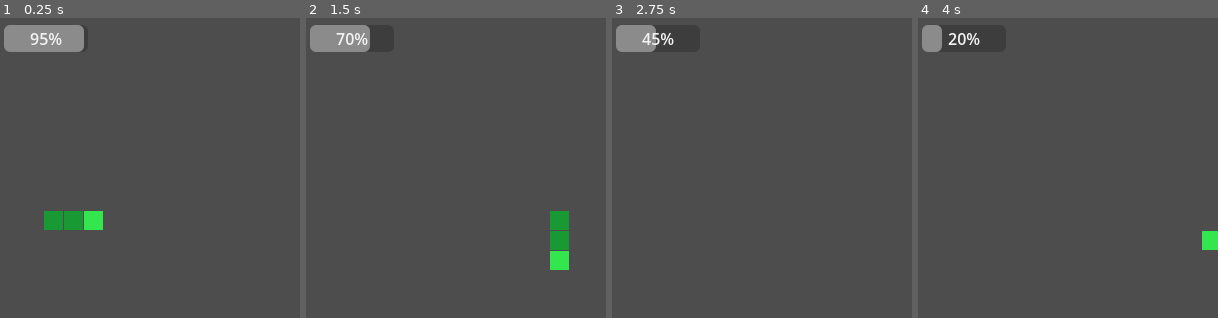
Above: before the commit, frames 1-4 (left to right).
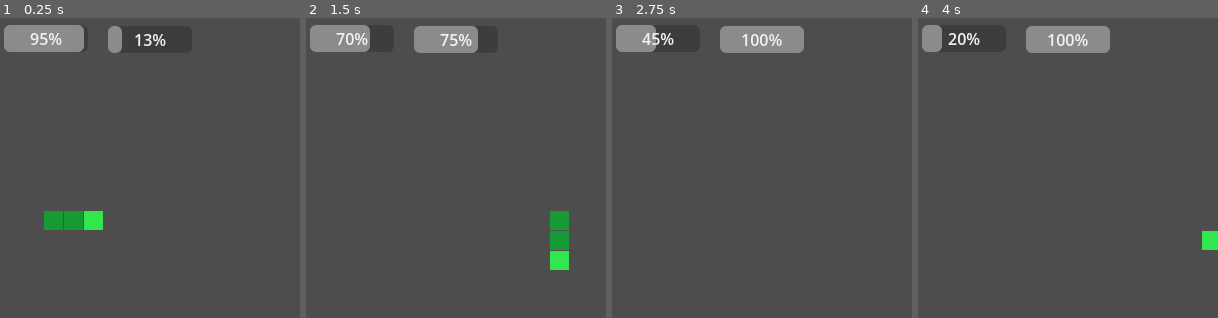
Above: after the commit, the same moments.

Repository: ansh33430w/snake-that-shrinks
Game: Godot game, scene res://main.tscn
Same seed, same stepped clock (60 frames per second), same inputs: the game is played once before the commit and once after it. The project has no main scene, so this scene is started directly.
Inputs (mouse positions are % of the whole screen's width and height, from its top left):
- Up to frame 1 (0.25 s): no input
- Up to frame 2 (1.5 s): tap Enter (ui_accept) at 0.5, 0.77 s; move the mouse to (72, 45) at 0.52 s; hold Right (ui_right) 0.53-1.28 s; tap Alt at 0.6 s; click (72, 45) at 0.67 s; move the mouse to (30, 55) at 1.27 s; hold Down (ui_down) from 1.28 s (still down); tap Shift at 1.35 s
- Up to frame 3 (2.75 s): tap Enter (ui_accept) at 1.52 s; move the mouse to (60, 28) at 2.02 s; release Down (ui_down) at 2.03 s; hold Right (ui_right) from 2.03 s (still down); tap Alt at 2.1 s
- Up to frame 4 (4 s): move the mouse to (45, 70) at 2.77 s; release Right (ui_right) at 2.78 s; hold Up (ui_up) 2.78-3.53 s; tap Shift at 2.85 s; click (45, 70) at 2.92 s; tap Enter (ui_accept) at 3.02, 3.77 s; move the mouse to (80, 65) at 3.52 s; hold Left (ui_left) from 3.53 s (still down); tap Alt at 3.6 s
The pictures show only the part of the screen within x 23-73%, y 1-51%; the shares and areas given below are measured in that part.

The runs differ from the first frame. In frame 1, 0.6% of the frame differs, in the area x 36-56%, y 2-12%; in frame 2, 1.9%; in frame 3, 2.5%, in the area x 36-64%, y 2-12%; in frame 4, 2.5%.

Commit message:
added a time restraint in which when sanke eat food its size decreses so u have only a perticular window to eat

Diff:
--- a/main.gd
+++ b/main.gd
@@ -1,9 +1,11 @@
 extends Node2D
 
 @onready var label: Label = $Label
-@onready var progress_bar: ProgressBar = $ProgressBar
+
+@onready var progress_bar: ProgressBar = $"timer A"
 
 @onready var gameoverlabel: Label = $gameover
+@onready var timer_b: ProgressBar = $"timer B"
 
 
 const gridsize = 20
@@ -13,8 +15,7 @@
 
 var timerAmax = 5.0
 var timerA = 0
-
-
+var timerbmin = 2.0
 var food  := Vector2i(-1,-1)
 var score : = 0
 
@@ -30,6 +31,9 @@
 	snake =[Vector2i(10,10), Vector2i(9,10) , Vector2i(8,10)]
 	progress_bar.max_value = timerAmax
 	progress_bar.min_value = 0
+	timer_b.max_value = timerbmin
+	timer_b.min_value = 0
+
 	gameoverlabel.text = ""
 	foodspawn()
 
@@ -49,6 +53,7 @@
 		step()
 	timerA += delta
 	progress_bar.value = timerAmax -timerA
+	timer_b.value = min(timerA,timerbmin)
 	if timerA>= timerAmax:
 		snakeshrink()
 		timerA = 0
@@ -92,8 +97,12 @@
 	snake.insert(0,newhead)
 
 	if newhead == food:
-		score = score +1
-		label.text ="score : %d" % score
+		if timerA <timerbmin:
+			snakeshrink()
+			label.text = "too fast"
+		else:
+			score = score +1
+			label.text ="score : %d" % score
 
 		foodspawn()
 		timerA = 0
--- a/main.tscn
+++ b/main.tscn
@@ -19,11 +19,17 @@
 offset_right = 65.0
 offset_bottom = 39.0
 
-[node name="ProgressBar" type="ProgressBar" parent="." unique_id=1204638179]
+[node name="timer A" type="ProgressBar" parent="." unique_id=1204638179]
 offset_left = 140.0
 offset_top = 14.0
 offset_right = 224.0
 offset_bottom = 41.0
+
+[node name="timer B" type="ProgressBar" parent="." unique_id=1423411927]
+offset_left = 244.0
+offset_top = 15.0
+offset_right = 328.0
+offset_bottom = 42.0
 
 [node name="gameover" type="Label" parent="." unique_id=579400659]
 offset_left = 212.0
